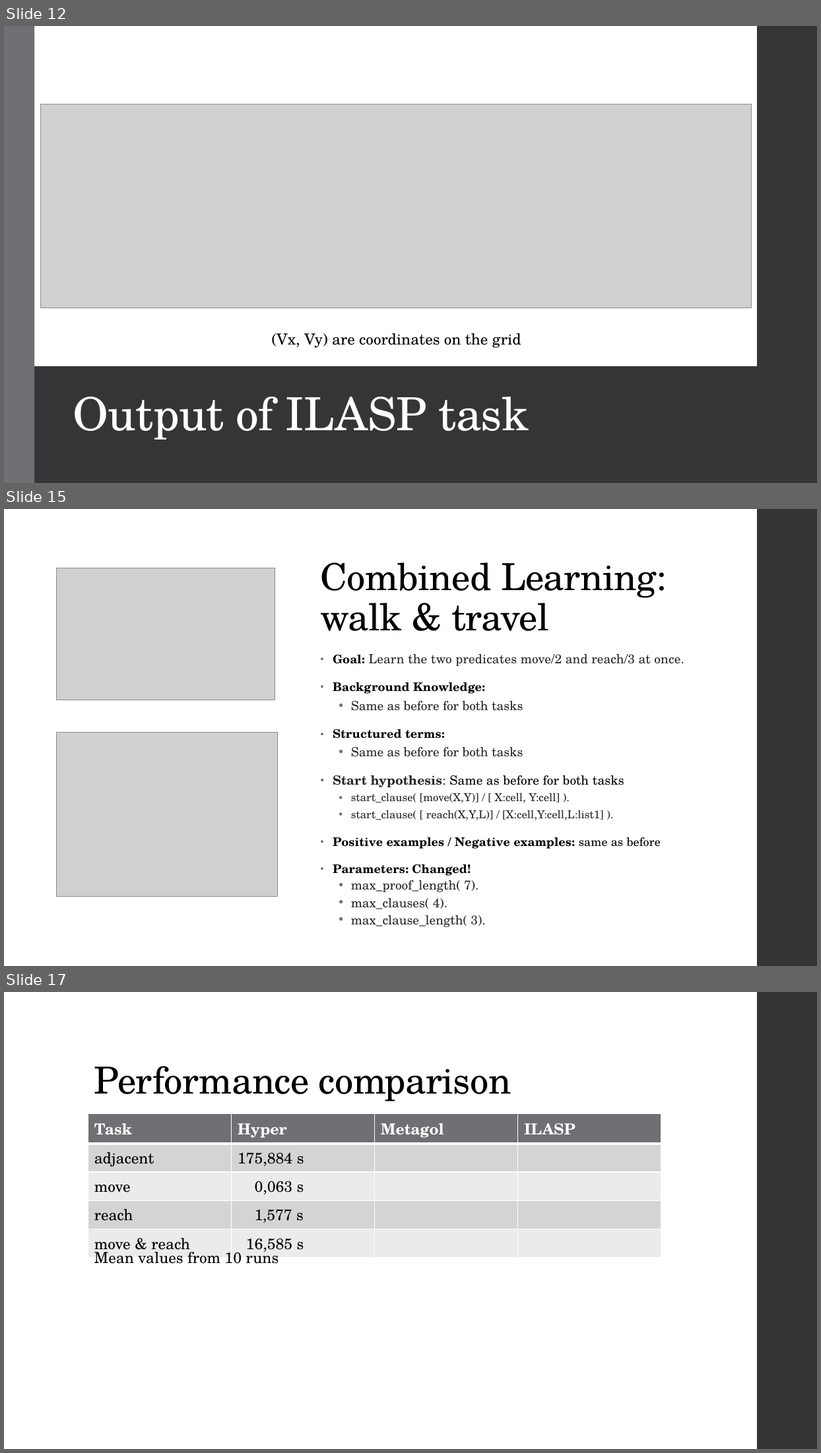
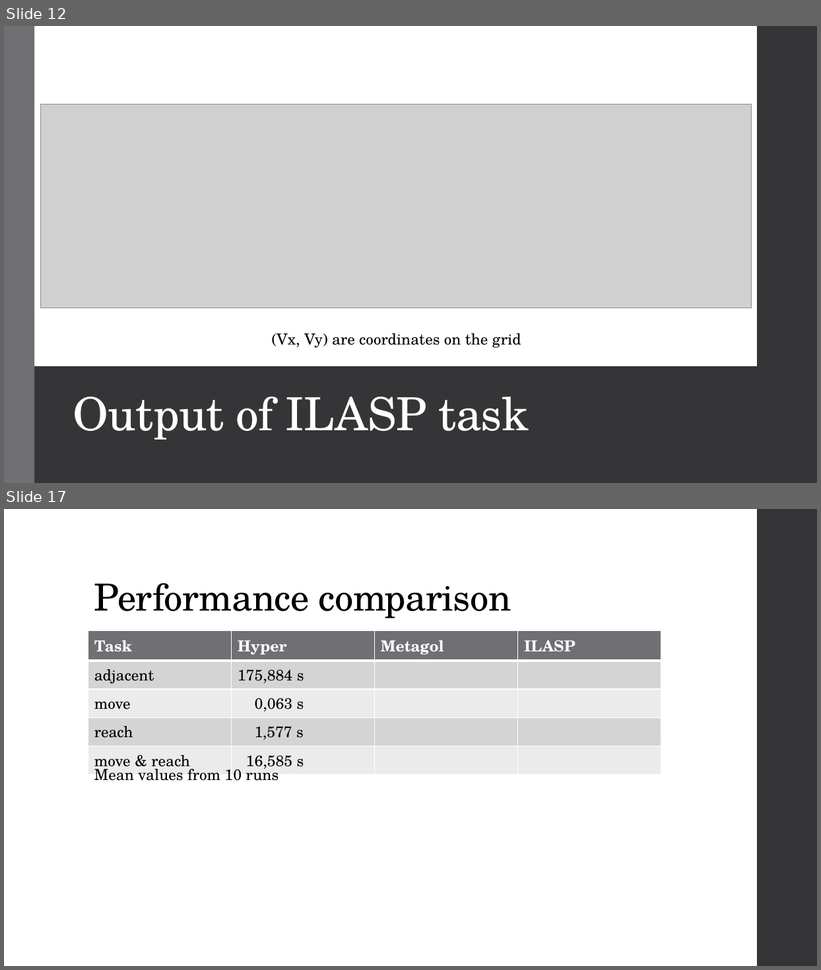
Before and after one commit to Alex-Dell1/ATAI_Maze_Project, a slide deck: ATAI_Presentation ILASP.pptx. Shown one above the other, each under a label of ours: slides 12, 15 and 17 before the commit, slides 12 and 17 after it; the slides between them are not shown. The pictures are 821x1453 and 821x970 pixels, drawn with LibreOffice and Linux fonts; fonts in the diff are those of the drawing; grey boxes stand for pictures. Boxes give left, top, right and bottom in pixels: in the first picture for what was removed or moved away, otherwise in the second. Text is boxed around its words. In the diff, an @@ line names an element or a change of style, - is before the commit and + after.

```diff
--- a/ATAI_Presentation ILASP.pptx
+++ b/ATAI_Presentation ILASP.pptx
@@ slide 15 removed at (4,509,817,966), background #FFFFFF; not listed: 1 template element that a slide beside it also shows @@
@@ title removed at (321,562,667,631) @@
-Combined Learning: walk & travel
@@ picture removed at (56,568,275,700) @@
@@ text removed at (333,654,684,927) @@
-• Goal: Learn the two predicates move/2 and reach/3 at once.
-• Background Knowledge:
-  • Same as before for both tasks
-• Structured terms:
-  • Same as before for both tasks
-• Start hypothesis: Same as before for both tasks
-  • start_clause( [move(X,Y)] / [ X:cell, Y:cell] ).
-  • start_clause( [ reach(X,Y,L)] / [X:cell,Y:cell,L:list1] ).
-• Positive examples / Negative examples: same as before
-• Parameters: Changed!
-  • max_proof_length( 7).
-  • max_clauses( 4).
-  • max_clause_length( 3).
@@ picture removed at (56,732,277,897) @@
```
Also in this commit, not shown: 2 slides changed, 4 slides added, 3 other slides removed, 4 other files.
